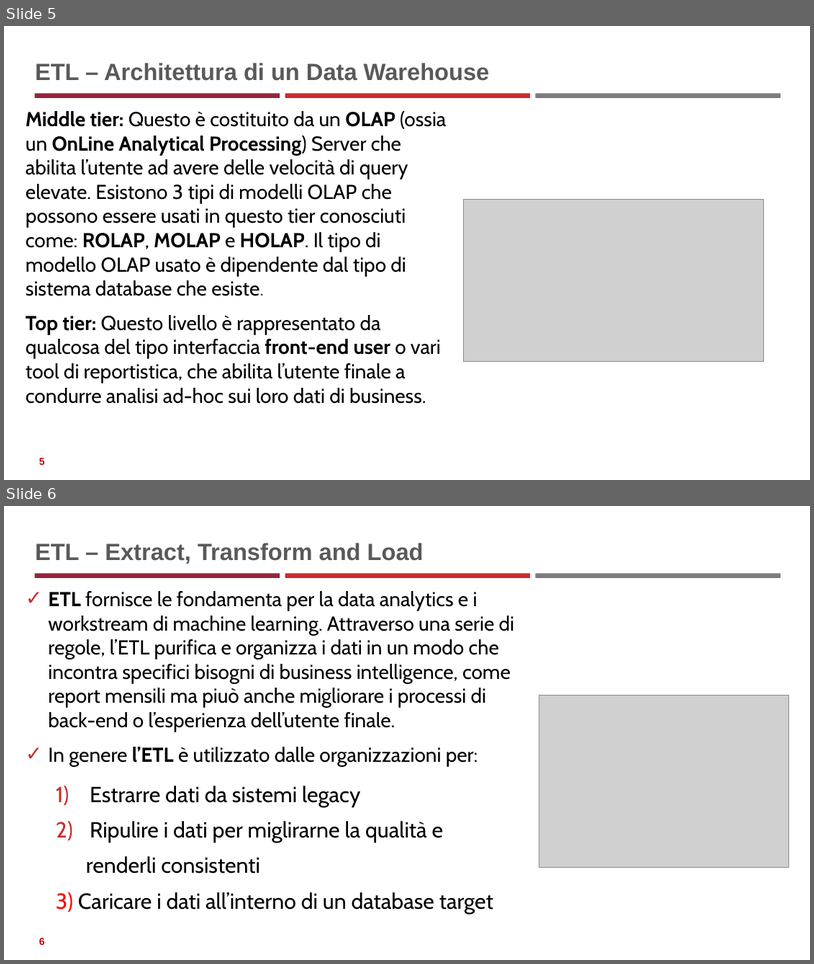
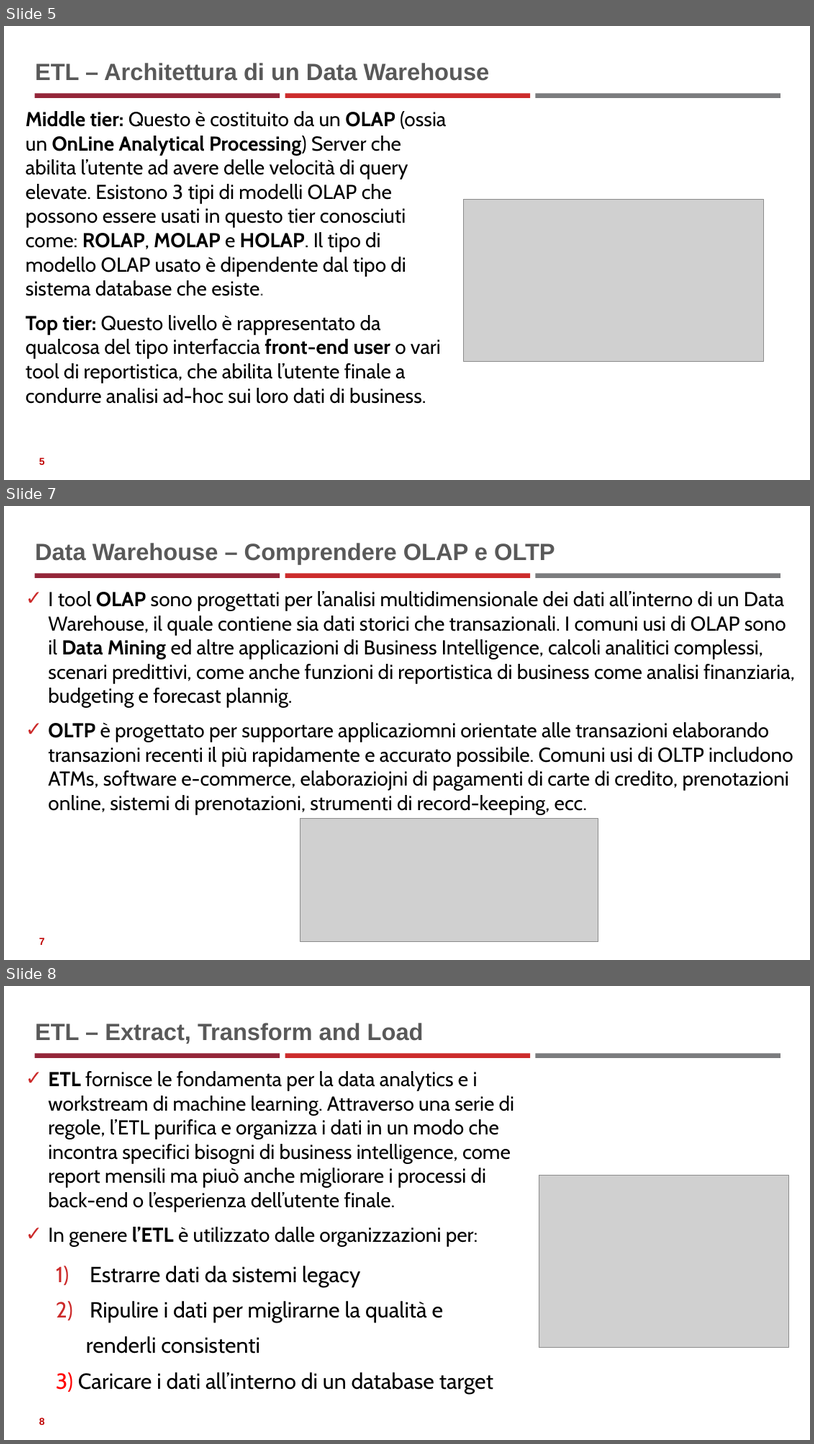
Before and after one commit to neural1977/data_science_interview_material, a slide deck: Data_Science_ita.pptx. Shown one above the other, each under a label of ours: slides 5 and 6 before the commit, slides 5, 7 and 8 after it; the slides between them are not shown. The pictures are 814x964 and 814x1444 pixels, drawn with LibreOffice and Linux fonts; fonts in the diff are those of the drawing; grey boxes stand for pictures. Boxes give left, top, right and bottom in pixels: in the first picture for what was removed or moved away, otherwise in the second. Text is boxed around its words. In the diff, an @@ line names an element or a change of style, - is before the commit and + after.

```diff
--- a/Data_Science_ita.pptx
+++ b/Data_Science_ita.pptx
@@ slide 7 added at (4,506,810,960), background #FFFFFF; not listed: 3 template elements that a slide beside it also shows @@
@@ title added at (35,543,556,564), 28 pt, text #595959, bold @@
+Data Warehouse – Comprendere OLAP e OLTP
@@ text added at (48,591,795,814), 24 pt, text #000000 @@
+✓ I tool OLAP sono progettati per l’analisi multidimensionale dei dati all’interno di un Data Warehouse, il quale contiene sia dati storici che transazionali. I comuni usi di OLAP sono il Data Mining ed altre applicazioni di Business Intelligence, calcoli analitici complessi, scenari predittivi, come anche funzioni di reportistica di business come analisi finanziaria, budgeting e forecast plannig.
+✓ OLTP è progettato per supportare applicaziomni orientate alle transazioni elaborando transazioni recenti il più rapidamente e accurato possibile. Comuni usi di OLTP includono ATMs, software e-commerce, elaboraziojni di pagamenti di carte di credito, prenotazioni online, sistemi di prenotazioni, strumenti di record-keeping, ecc.
@@ picture added at (301,818,598,942) @@
@@ page number added at (39,937,45,944), 12 pt, text #C00000, bold @@
+7
@@ what was slide 6 is now slide 8 @@
```
Also in this commit, not shown: 1 slide changed, 1 other slide added, 5 other files.
